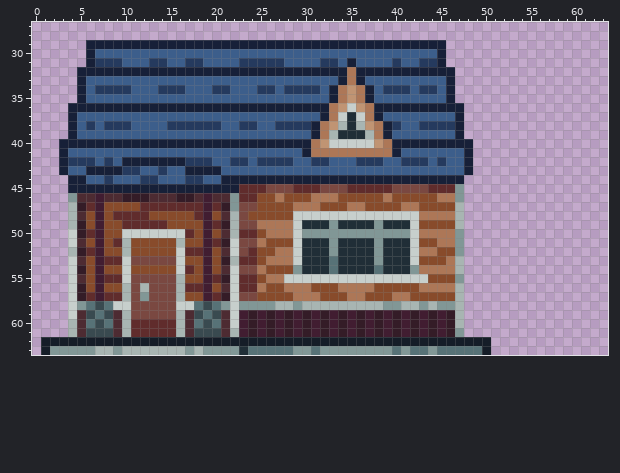
Two states of a pixel-art sprite, public/assets/House3.png. This is how it looked before the edit.
The file is 64x64 pixels. Shown: x 0..63, y 27..63. The old version is drawn lined up with the new one.
The same view after the edit:
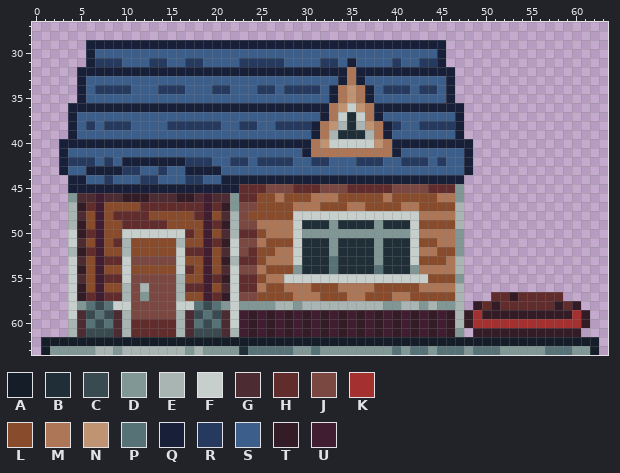
Palette (. is transparent): A #151d28  B #202e37  C #394a50  D #819796  E #a8b5b2  F #c7cfcc  G #4d2b32  H #602c2c  J #7a4841  K #a53030  L #884b2b  M #ad7757  N #c09473  P #577277  Q #172038  R #253a5e  S #3c5e8b  T #341c27  U #411d31
Commit: Changed the house art to include the pot and added the inner house art
From old to new:
whole drawing moved by -6,+0 (the old picture is shown already moved)
@@ x 46..63 @@
 56 ME................
-57 LE................
-58 DE................
-59 TE................
-60 TE................
-61 TD................
-62 AAAAA.............
-63 PPPPA.............
+57 LE...HHTHHHHH.....
+58 DE.THTHHHHHHTHT...
+59 TETKTTTTTTTTTTKT..
+60 TETKKKKKKKKKKKKT..
+61 TD.TTTTTTTTTTTT...
+62 AAAAAAAAAAAAAAAAA.
+63 PPDPPPDDDDDPPPDDA.
Changed places in both pictures, as pixel boxes (x1, y1, x2, y2):
changed: (464, 292, 599, 355)
